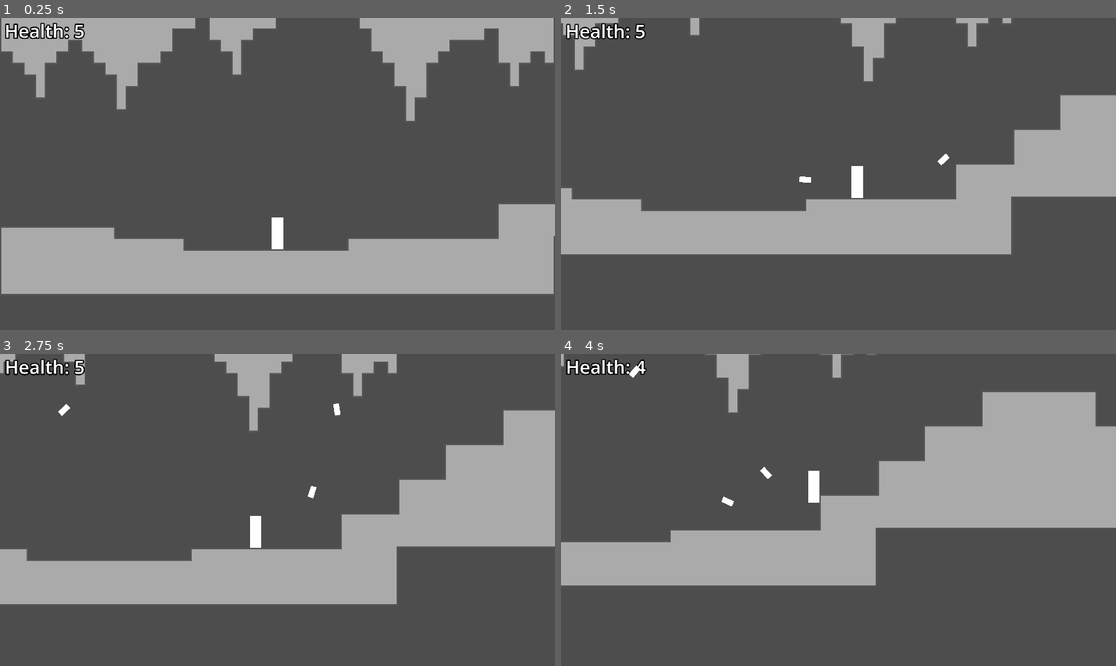
Above: before the commit, frames 1-4 (two rows, left to right).
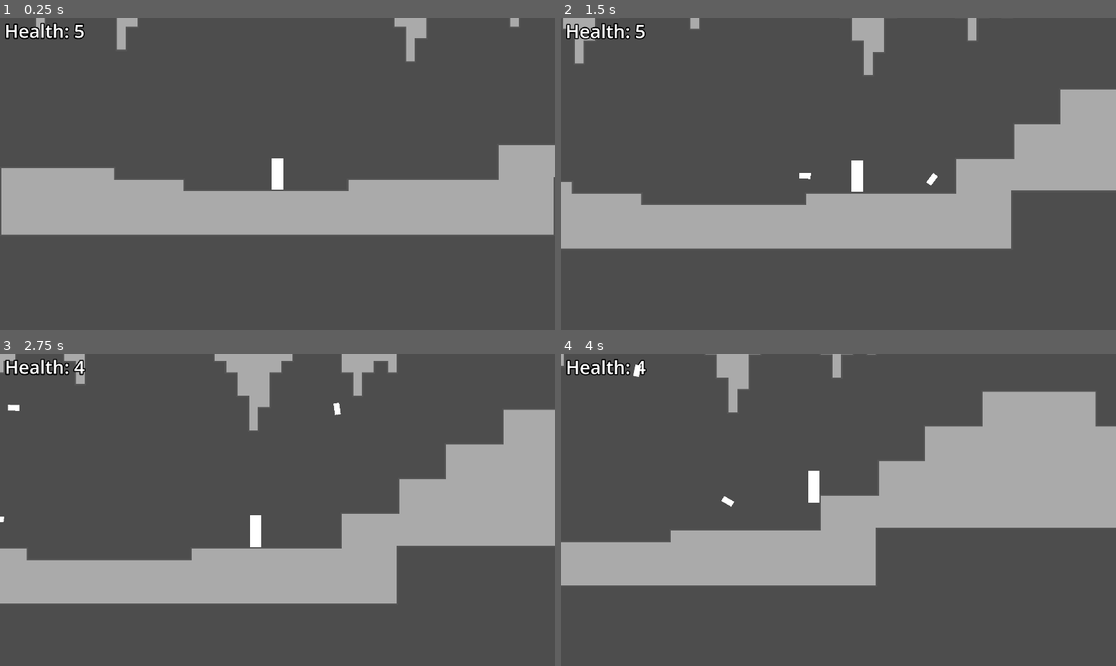
Above: after the commit, the same moments.

Repository: Crafter549/Action-Game-Hackathon
Game: Godot game, scene res://main.tscn
The game is run twice, just before and just after one commit, with the same random seed, the same clock (stepped at 60 frames per second) and the same inputs.
Inputs (mouse positions are in pixels of both pictures, inside the frame that each line leads up to):
- Up to frame 1 (0.25 s): no input
- Up to frame 2 (1.5 s): move the mouse to (960, 158) at 0.52 s; hold D (move_right) from 0.53 s (still down); click (960, 158) at 0.6 s; tap W (jump) at 0.77 s; move the mouse to (727, 189) at 1.27 s; click (727, 189) at 1.35 s
- Up to frame 3 (2.75 s): tap W (jump) at 1.52 s; move the mouse to (333, 441) at 2.02 s; release D (move_right) at 2.03 s; hold A (move_left) from 2.03 s (still down); click (333, 441) at 2.1 s
- Up to frame 4 (4 s): move the mouse to (810, 572) at 2.77 s; release A (move_left) at 2.78 s; hold D (move_right) from 2.78 s (still down); click (810, 572) at 2.85 s; tap W (jump) at 3.02, 3.77 s; move the mouse to (1005, 556) at 3.52 s; click (1005, 556) at 3.6 s

The runs differ from the first frame. In frame 1, 43% of the frame differs, in the area x 0-100%, y 0-89%; in frame 2, 4.4%; in frame 3, 0.8%; in frame 4, 0.2%.

Commit message:
Made Respawn Screen

Diff:
--- a/action-game-hackathon/main.gd
+++ b/action-game-hackathon/main.gd
@@ -16,10 +16,24 @@
 			bullet.rotation = (bullet.linear_velocity - $Player.velocity).angle()
 
 			add_child(bullet)
-		$UI/HitOverlay.self_modulate.a -= 0.02
+
+		if $UI/HitOverlay.self_modulate.a > 0.02:
+			$UI/HitOverlay.self_modulate.a -= 0.02
+		else:
+			$UI/HitOverlay.self_modulate.a = 0
 
 	$Camera.position += ($Player.position + 0.3 * $Player.velocity + 0.4 * (get_viewport().get_mouse_position() - Vector2(960, 540)) - $Camera.position) * 0.03
 	$UI.position = $Camera.position - Vector2(960, 540)
+
+	if $UI/GameOverLabel.self_modulate.a < 0.98:
+		$UI/GameOverLabel.self_modulate.a += 0.02
+	else:
+		$UI/GameOverLabel.self_modulate.a = 1
+
+	if $UI/RespawnButton.self_modulate.a < 0.98:
+		$UI/RespawnButton.self_modulate.a += 0.02
+	else:
+		$UI/RespawnButton.self_modulate.a = 1
 
 func _on_player_player_hit():
 	$UI/HitOverlay.self_modulate.a = 0.72
@@ -29,4 +43,19 @@
 	$UI/HitOverlay.self_modulate.a = 0.72
 	$UI/HealthLabel.text = "Health: 0"
 
+	$RespawnTimer1.start();
+
 	gameActive = false
+
+func _on_respawn_timer_1_timeout():
+	$UI/GameOverLabel.show();
+	$UI/GameOverLabel.self_modulate.a = 0;
+
+	$RespawnTimer2.start();
+
+func _on_respawn_timer_2_timeout():
+	$UI/RespawnButton.show();
+	$UI/RespawnButton.self_modulate.a = 0;
+
+func _on_respawn_button_button_down():
+	get_tree().reload_current_scene();
--- a/action-game-hackathon/main.tscn
+++ b/action-game-hackathon/main.tscn
@@ -16,7 +16,7 @@
 position = Vector2(960, 865)
 
 [node name="Camera" type="Camera2D" parent="." unique_id=460998086]
-position = Vector2(960, 540)
+position = Vector2(960, 865)
 
 [node name="Enemy2" parent="." unique_id=1201280926 instance=ExtResource("5_lquwl")]
 position = Vector2(3366, 326)
@@ -60,11 +60,21 @@
 [node name="Enemy15" parent="." unique_id=1266728046 instance=ExtResource("5_lquwl")]
 position = Vector2(7008, -305)
 
+[node name="RespawnTimer1" type="Timer" parent="." unique_id=1912689327]
+wait_time = 0.2
+one_shot = true
+
+[node name="RespawnTimer2" type="Timer" parent="." unique_id=1681664401]
+wait_time = 0.2
+one_shot = true
+
 [node name="UI" type="Control" parent="." unique_id=1685572284]
 layout_mode = 3
 anchors_preset = 15
 anchor_right = 1.0
 anchor_bottom = 1.0
+offset_top = 325.0
+offset_bottom = 325.0
 grow_horizontal = 2
 grow_vertical = 2
 
@@ -87,5 +97,44 @@
 theme_override_font_sizes/font_size = 64
 text = "Health: 5"
 
+[node name="GameOverLabel" type="Label" parent="UI" unique_id=1137383651]
+visible = false
+layout_mode = 1
+anchors_preset = 8
+anchor_left = 0.5
+anchor_top = 0.5
+anchor_right = 0.5
+anchor_bottom = 0.5
+offset_left = -347.0
+offset_top = -167.5
+offset_right = 347.0
+offset_bottom = 7.5
+grow_horizontal = 2
+grow_vertical = 2
+theme_override_constants/outline_size = 16
+theme_override_font_sizes/font_size = 128
+text = "Game Over"
+
+[node name="RespawnButton" type="Button" parent="UI" unique_id=1045424620]
+visible = false
+layout_mode = 1
+anchors_preset = 8
+anchor_left = 0.5
+anchor_top = 0.5
+anchor_right = 0.5
+anchor_bottom = 0.5
+offset_left = -250.0
+offset_top = 10.0
+offset_right = 250.0
+offset_bottom = 150.0
+grow_horizontal = 2
+grow_vertical = 2
+theme_override_constants/outline_size = 16
+theme_override_font_sizes/font_size = 96
+text = "Respawn"
+
 [connection signal="playerDie" from="Player" to="." method="_on_player_player_die"]
 [connection signal="playerHit" from="Player" to="." method="_on_player_player_hit"]
+[connection signal="timeout" from="RespawnTimer1" to="." method="_on_respawn_timer_1_timeout"]
+[connection signal="timeout" from="RespawnTimer2" to="." method="_on_respawn_timer_2_timeout"]
+[connection signal="button_down" from="UI/RespawnButton" to="." method="_on_respawn_button_button_down"]
